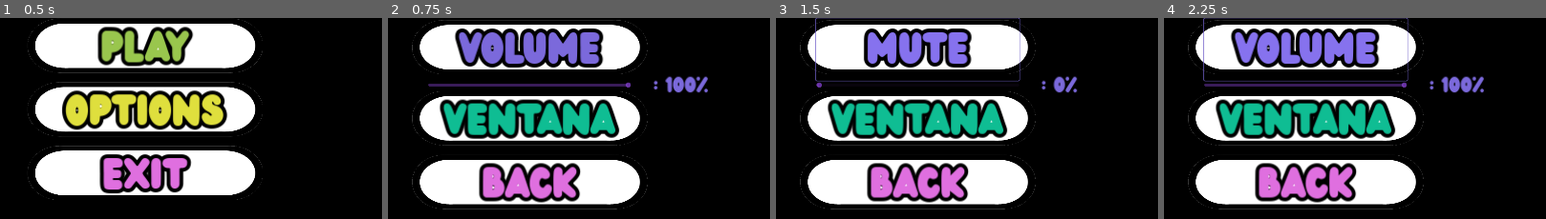
Above: before the commit, frames 1-4 (left to right).
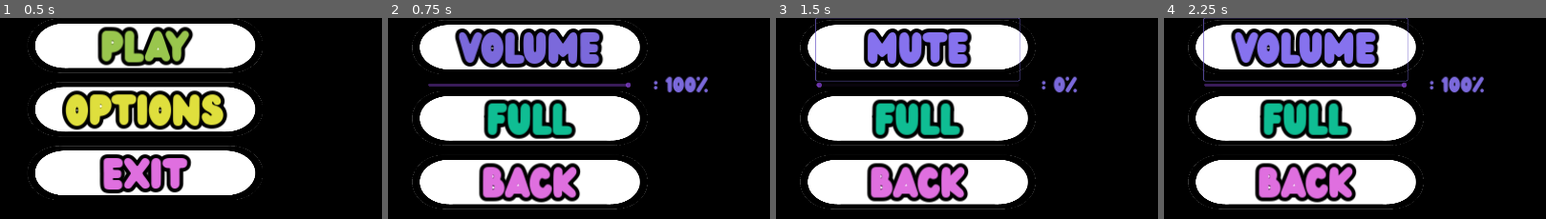
Above: after the commit, the same moments.

Repository: pablo4licante/gamejam-25
Game: Godot game, scene res://menu/src_menu.tscn
Two runs of this game, one before a commit and one after it. Both use one fixed random seed, a clock stepped at 60 frames per second and the inputs below. Video files are missing from this copy of the repository; at most half a second of black plays in their place.
Inputs:
- Up to frame 1 (0.5 s): no input
- Up to frame 2 (0.75 s): click "OPTIONS" at 0.5 s
- Up to frame 3 (1.5 s): click "VOLUME" at 1.25 s
- Up to frame 4 (2.25 s): click "MUTE" at 2 s
The pictures show only the part of the screen within x 0-50%, y 40-90%; the shares and areas given below are measured in that part.

Frame 1 is identical in both runs. In frame 2, 7.1% of the frame differs, in the area x 13-61%, y 40-61%; in frame 3, 7.1%; in frame 4, 7.1%.

Commit message:
Modo ventana

Diff:
--- a/menu/script/button_windous.gd
+++ b/menu/script/button_windous.gd
@@ -15,8 +15,10 @@
 
 	# Usar if normal en lugar del operador ternario
 	if is_fullscreen:
+		SrcMenu.modo_ventana = DisplayServer.WINDOW_MODE_FULLSCREEN
 		DisplayServer.window_set_mode(DisplayServer.WINDOW_MODE_FULLSCREEN)
 	else:
+		SrcMenu.modo_ventana = DisplayServer.WINDOW_MODE_WINDOWED
 		DisplayServer.window_set_mode(DisplayServer.WINDOW_MODE_WINDOWED)
 
 	# Actualizar el texto del botón
@@ -25,6 +27,6 @@
 func _update_button_text():
 	# Cambiar el texto según el estado
 	if is_fullscreen:
+		text = "FULL"
+	else:
 		text = "VENTANA"
-	else:
-		text = "FULL"
--- a/menu/src_menu.gd
+++ b/menu/src_menu.gd
@@ -1,9 +1,12 @@
 extends Control
+
+var modo_ventana = DisplayServer.WINDOW_MODE_FULLSCREEN
 
 # Called when the node enters the scene tree for the first time.
 func _ready() -> void:
-	DisplayServer.window_set_mode(DisplayServer.WINDOW_MODE_FULLSCREEN)
+	pass
 
 # Called every frame. 'delta' is the elapsed time since the previous frame.
 func _process(delta: float) -> void:
-	pass
+	if modo_ventana != DisplayServer.window_get_mode():
+		DisplayServer.window_set_mode(modo_ventana)
--- a/menu/src_menu.tscn
+++ b/menu/src_menu.tscn
@@ -1,6 +1,5 @@
-[gd_scene load_steps=12 format=3 uid="uid://b13n4xvr2ka2r"]
+[gd_scene load_steps=11 format=3 uid="uid://b13n4xvr2ka2r"]
 
-[ext_resource type="Script" path="res://menu/src_menu.gd" id="1_4cere"]
 [ext_resource type="Script" path="res://menu/script/button_play.gd" id="1_5mvi7"]
 [ext_resource type="FontFile" uid="uid://qicc4vvx1k2c" path="res://menu/fonts/Wedges.ttf" id="1_haafw"]
 [ext_resource type="VideoStream" path="res://menu/UI/interfaz_animada_sin_botones.ogv" id="1_kfrcb"]
@@ -82,7 +81,6 @@
 anchor_bottom = 1.0
 grow_horizontal = 2
 grow_vertical = 2
-script = ExtResource("1_4cere")
 
 [node name="VideoStreamPlayer" type="VideoStreamPlayer" parent="."]
 layout_mode = 1
--- a/project.godot
+++ b/project.godot
@@ -18,6 +18,7 @@
 [autoload]
 
 Trans="*res://menu/trans.tscn"
+SrcMenu="*res://menu/src_menu.gd"
 
 [display]
 
